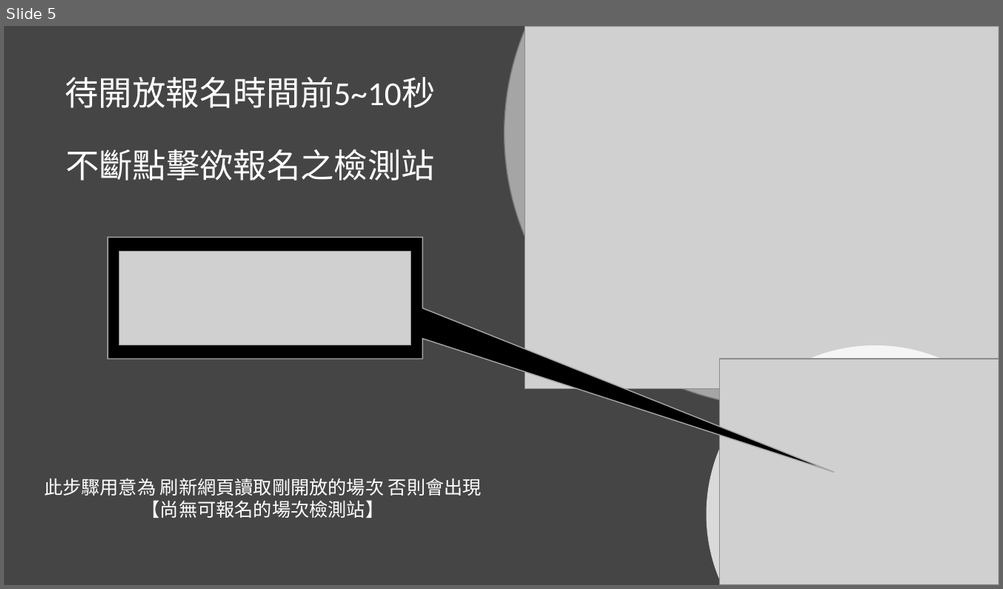
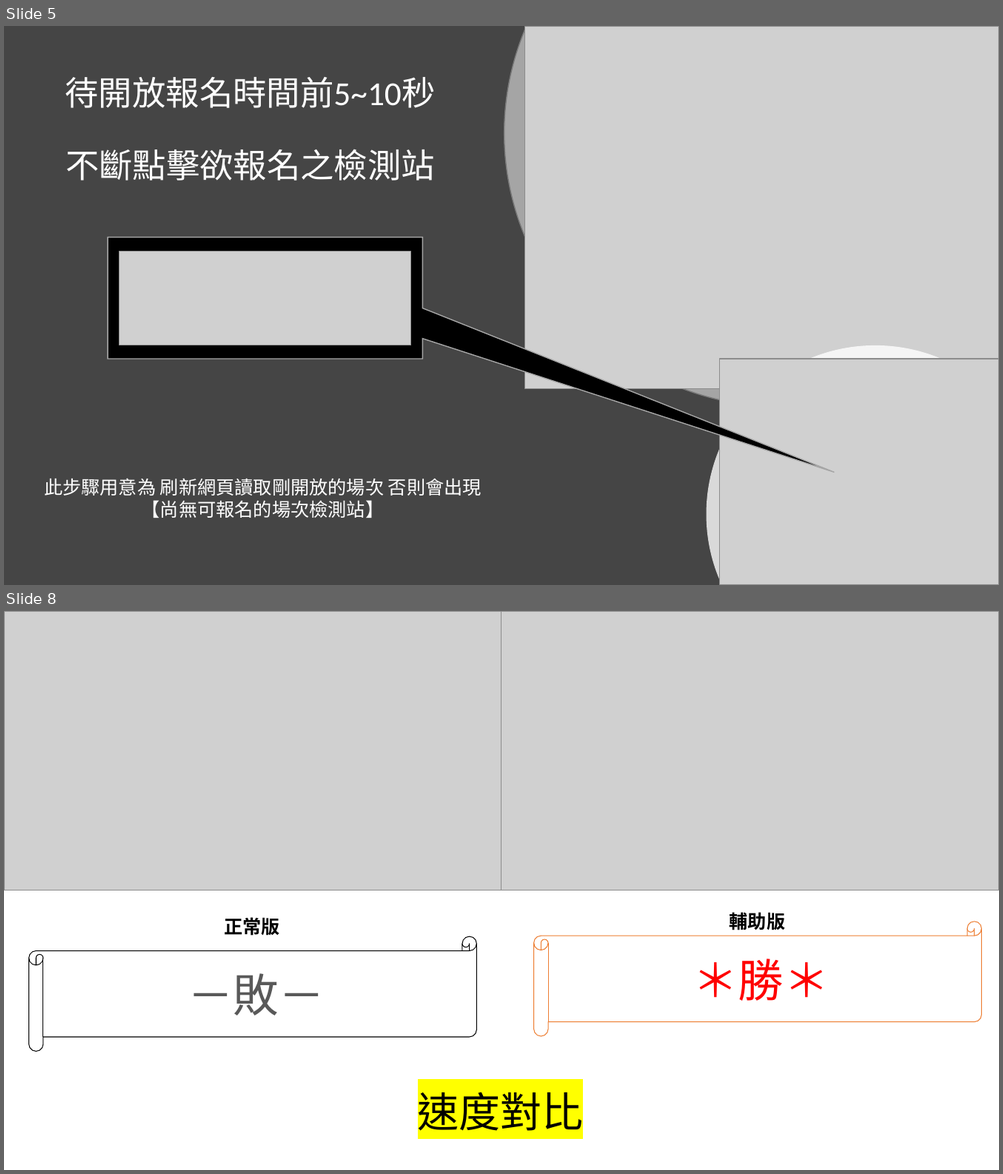
Before and after one commit to Suifeng0214/SignUpHelper, a slide deck: 資訊星球報告.pptx. Shown one above the other, each under a label of ours: slide 5 before the commit, slides 5 and 8 after it; the slides between them are not shown. The pictures are 1003x589 and 1003x1174 pixels, drawn with LibreOffice and Linux fonts; fonts in the diff are those of the drawing; grey boxes stand for pictures; background and template pictures are left out. Boxes give left, top, right and bottom in pixels: in the first picture for what was removed or moved away, otherwise in the second. Text is boxed around its words. In the diff, an @@ line names an element or a change of style, - is before the commit and + after.

```diff
--- a/資訊星球報告.pptx
+++ b/資訊星球報告.pptx
@@ slide 8 added at [4, 611, 999, 1170], background picture (left out) @@
@@ picture added at [4, 611, 502, 891] @@
@@ picture added at [502, 611, 999, 891] @@
@@ text added at [225, 917, 281, 936], 18 pt, text #000000, bold @@
+正常版
@@ text added at [729, 912, 785, 930], 18 pt, text #000000, bold @@
+輔助版
@@ horizontal scroll added at [28, 937, 476, 1052], outline #000000 0.75 pt, 44 pt, text #595959 @@
+－敗－
@@ horizontal scroll added at [534, 922, 982, 1037], outline #ED7D31 0.75 pt, 44 pt, text #FF0000 @@
+＊勝＊
@@ text added at [418, 1085, 583, 1138], 40 pt, text #000000 @@
+速度對比
```
Also in this commit, not shown: 2 slides changed, 1 other slide added, 1 slide removed, 4 other files.
